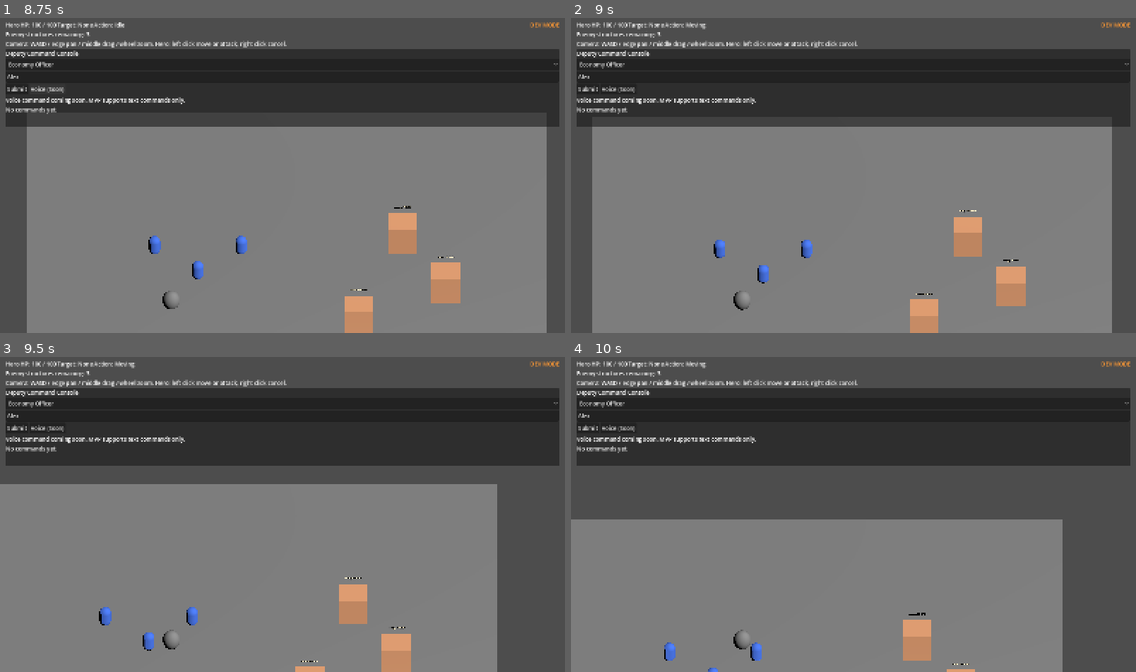
Above: before the commit, frames 1-4 (two rows, left to right).
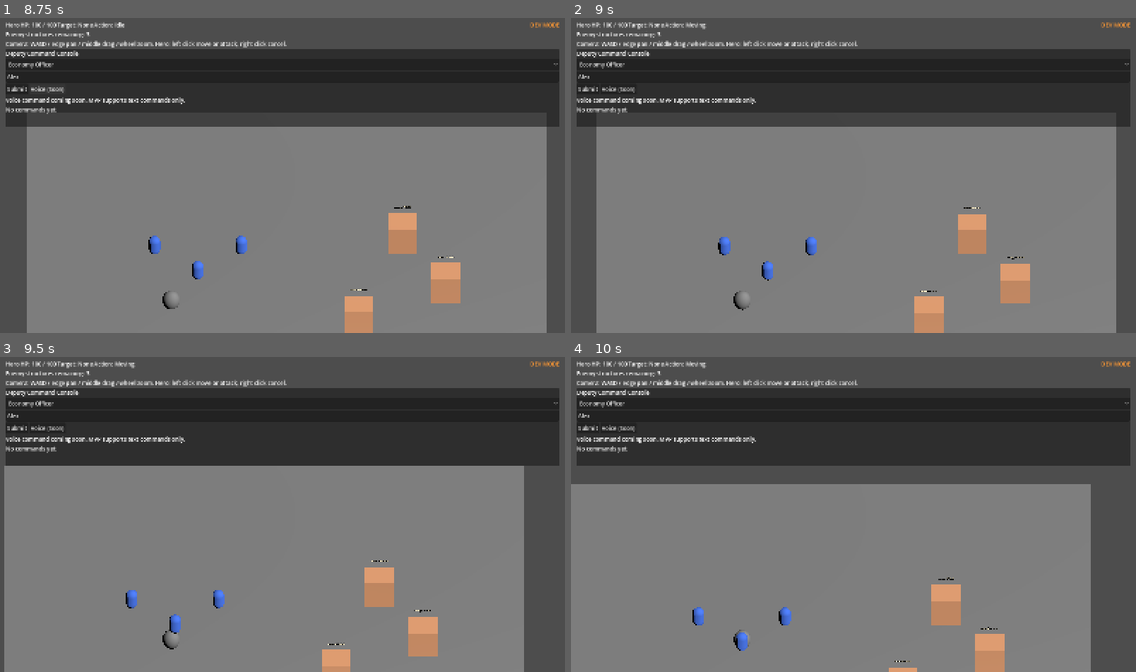
Above: after the commit, the same moments.

Repository: yanlinyi101/War-Buddy
Game: Godot game, scene res://scenes/main.tscn
Same seed, same stepped clock (60 frames per second), same inputs: the game is played once before the commit and once after it.
Inputs (mouse positions are in pixels of both pictures, inside the frame that each line leads up to):
- Up to frame 1 (8.75 s): click (282, 77) at 0.52 s; type "Alex" at 0.6 s; click "Combat Squad Leader" at 1.25 s; click "Submit" at 2 s; click "Economy Officer" at 2.75 s; click "Voice (Soon)" at 3.5 s; click "Economy Officer" at 4.25 s; click "Submit" at 5 s; click "Voice (Soon)" at 5.75 s; click "Economy Officer" at 6.5 s; click "Submit" at 7.25 s; click "Voice (Soon)" at 8 s
- Up to frame 2 (9 s): tap Enter at 8.75 s; move the mouse to (977, 159) at 8.77 s; hold Space (camera_follow_toggle) from 8.78 s (still down); click (977, 159) at 8.92 s
- Up to frame 3 (9.5 s): keep holding Space (camera_follow_toggle)
- Up to frame 4 (10 s): release Space (camera_follow_toggle) at 9.5 s; drag from (740, 530) to (825, 577) at 9.52 s

Frame 1 is identical in both runs. In frame 2, 2.4% of the frame differs, in the area x 3-97%, y 34-100%; in frame 3, 12%; in frame 4, 15%, in the area x 0-92%, y 40-100%.

Commit message:
feat(godot): hero movement feel — accel + snap-stop (v0.6.1)
Doc 11 §4 "responsive but grounded" hero curve replaces the v0.1.0
instant-top-speed-instant-stop motion.

Tunables (all @export on HeroController for inspector iteration):
  max_speed       9.0 → 4.5 m/s
  accel_time_s    new, 0.10 s   (0 → top in 100 ms; spec 11 §4.2)
  stop_snap_speed new, 0.05 m/s (single-frame snap when below; §4.4)

step_velocity_toward() extracted as a static pure helper so the
velocity-shaping math is testable without a scene tree.

5 new GUT cases in test_hero_movement.gd. Total: 114/114 green.
Headless boot clean.

Visual rotation easing (§4.3) deferred — hero is currently a sphere
with no visible facing. Re-add when a non-spherical mesh lands.

Diff:
--- a/godot/scripts/hero_controller.gd
+++ b/godot/scripts/hero_controller.gd
@@ -3,7 +3,20 @@
 
 signal target_selected(target)
 
-const MOVE_SPEED := 9.0
+# Movement tunables (spec 11 §4) — exposed on the inspector so playtest
+# values can be iterated without touching code.
+#   max_speed:         §4.1 — current map diagonal ~50 m; 4.5 m/s ≈ 11 s
+#                      across, between DOTA-deliberate and old-RTS-sluggish.
+#                      Spec target is ~45 s across (≈1.1 m/s) but at graybox
+#                      that feels glacial; 4.5 is the working compromise.
+#   accel_time_s:      §4.2 — 0 → top in 80–120 ms; 0.10 s default.
+#   stop_snap_speed:   §4.4 — below this magnitude, velocity snaps to 0
+#                      in a single frame (instant deceleration on stop /
+#                      path-end). Avoids skating.
+@export var max_speed: float = 4.5
+@export var accel_time_s: float = 0.10
+@export var stop_snap_speed: float = 0.05
+
 const ATTACK_RANGE := 2.8
 const ATTACK_DAMAGE := 20
 const ATTACK_INTERVAL := 0.75
@@ -67,29 +80,54 @@
 	elif has_move_target:
 		hero_state.set_action("Moving")
 
+	# Compute desired horizontal velocity, then ease toward it (spec 11 §4.2)
+	# or snap to zero on stop (§4.4).
+	var desired := Vector3.ZERO
 	if has_move_target:
 		var flat_target := Vector3(move_target.x, global_position.y, move_target.z)
 		if nav_agent.target_position.distance_to(flat_target) > 0.01:
 			nav_agent.target_position = flat_target
 		if nav_agent.is_navigation_finished():
 			has_move_target = false
-			velocity = Vector3.ZERO
 			if not is_instance_valid(target_building):
 				hero_state.set_action("Idle")
 		else:
 			var next_point := nav_agent.get_next_path_position()
 			var offset := next_point - global_position
 			offset.y = 0.0
-			if offset.length() <= 0.001:
-				velocity = Vector3.ZERO
-			else:
-				velocity = offset.normalized() * MOVE_SPEED
-	else:
-		velocity = Vector3.ZERO
+			if offset.length() > 0.001:
+				desired = offset.normalized() * max_speed
 
+	velocity = step_velocity_toward(velocity, desired, max_speed, accel_time_s, stop_snap_speed, delta)
 	move_and_slide()
 	if velocity.length() > 0.1:
 		look_at(global_position + velocity, Vector3.UP)
+
+# Pure helper (static so tests can call without scene tree). Spec 11 §4.2 / §4.4.
+static func step_velocity_toward(
+	current: Vector3,
+	desired: Vector3,
+	top_speed: float,
+	accel_seconds: float,
+	snap_threshold: float,
+	delta: float
+) -> Vector3:
+	# §4.4 — instant deceleration when target is zero (slow start, hard stop).
+	if desired == Vector3.ZERO:
+		return Vector3(0.0, current.y, 0.0)
+	# §4.2 — accelerate at top_speed / accel_seconds up to top_speed.
+	var accel := top_speed / maxf(accel_seconds, 0.001)
+	var flat := Vector3(current.x, 0.0, current.z)
+	var step := desired - flat
+	var step_len := step.length()
+	var max_step := accel * delta
+	if step_len > max_step:
+		step = step.normalized() * max_step
+	flat += step
+	# Snap tiny residuals to zero so we don't wiggle around the target.
+	if flat.length() < snap_threshold and desired.length() < snap_threshold:
+		flat = Vector3.ZERO
+	return Vector3(flat.x, current.y, flat.z)
 
 func _handle_primary_click(screen_position: Vector2) -> void:
 	var from := camera.project_ray_origin(screen_position)
--- /dev/null
+++ b/godot/tests/test_hero_movement.gd
@@ -0,0 +1,46 @@
+extends "res://addons/gut/test.gd"
+
+const HeroControllerScript = preload("res://scripts/hero_controller.gd")
+
+const MAX_SPEED := 4.5
+const ACCEL_S := 0.10
+const SNAP := 0.05
+
+func test_zero_desired_snaps_velocity_to_zero():
+	var v = HeroControllerScript.step_velocity_toward(
+		Vector3(3, 0, 3), Vector3.ZERO, MAX_SPEED, ACCEL_S, SNAP, 0.016
+	)
+	assert_eq(v, Vector3.ZERO)
+
+func test_acceleration_does_not_overshoot_max_speed_in_one_frame():
+	# Start from rest; one 16 ms frame of acceleration toward top speed
+	# should yield a value strictly between 0 and max_speed.
+	var v = HeroControllerScript.step_velocity_toward(
+		Vector3.ZERO, Vector3(MAX_SPEED, 0, 0), MAX_SPEED, ACCEL_S, SNAP, 0.016
+	)
+	var flat = Vector3(v.x, 0, v.z)
+	assert_lt(flat.length(), MAX_SPEED)
+	assert_gt(flat.length(), 0.0)
+
+func test_acceleration_reaches_max_speed_within_accel_time():
+	var v = Vector3.ZERO
+	# 12 × 16 ms = 192 ms, well past accel_time_s = 100 ms.
+	for _i in 12:
+		v = HeroControllerScript.step_velocity_toward(
+			v, Vector3(MAX_SPEED, 0, 0), MAX_SPEED, ACCEL_S, SNAP, 0.016
+		)
+	assert_almost_eq(Vector3(v.x, 0, v.z).length(), MAX_SPEED, 0.05)
+
+func test_stop_snap_kicks_in_for_tiny_residuals():
+	var v = HeroControllerScript.step_velocity_toward(
+		Vector3(0.01, 0, 0.01), Vector3(0.001, 0, 0.001), MAX_SPEED, ACCEL_S, SNAP, 0.016
+	)
+	assert_eq(v, Vector3.ZERO)
+
+func test_y_component_preserved_through_helper():
+	# The helper must never overwrite Y — gravity / vertical state lives
+	# elsewhere and the helper only shapes horizontal motion.
+	var v = HeroControllerScript.step_velocity_toward(
+		Vector3(0, 5.0, 0), Vector3(MAX_SPEED, 0, 0), MAX_SPEED, ACCEL_S, SNAP, 0.016
+	)
+	assert_almost_eq(v.y, 5.0, 0.0001)
Not shown, added: godot/tests/test_hero_movement.gd.uid
Not shown, changed: CHANGELOG.md
Not shown, changed: docs/specs/.obsidian/workspace.json
Not shown, changed: docs/specs/05-godot-smoke-test-checklist.md
